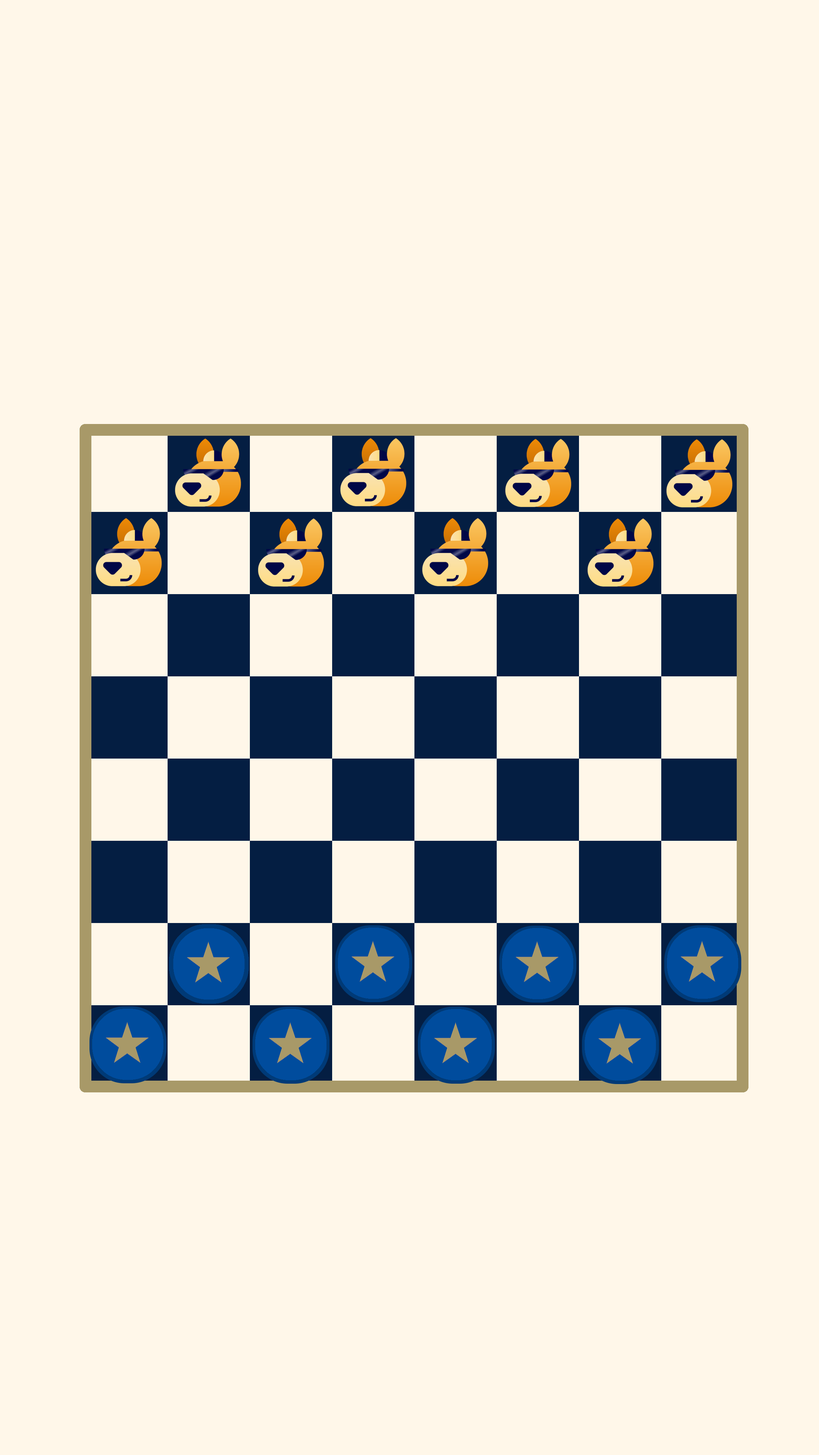
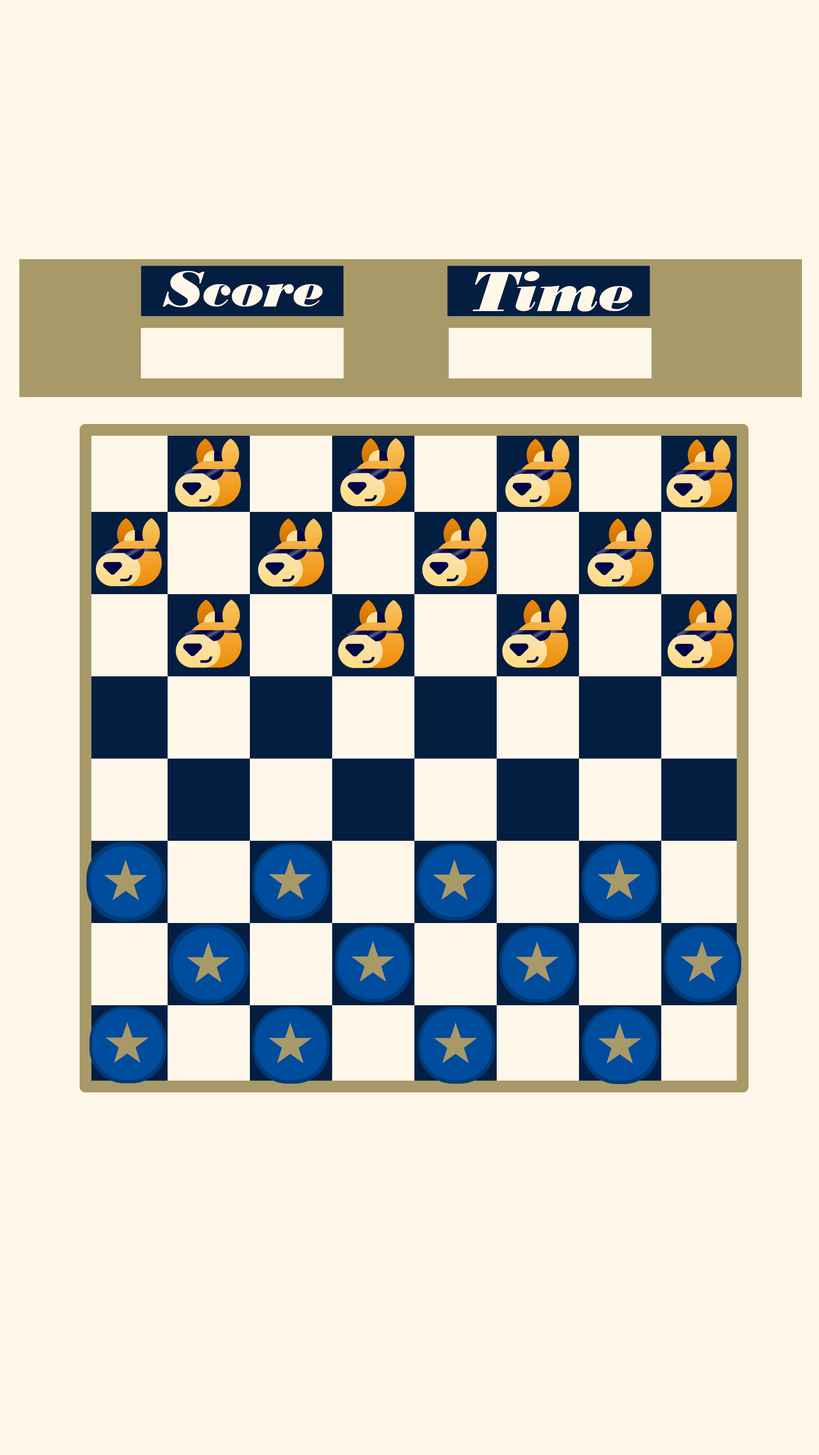
Before/after of a 819x1455 layered artwork. What changed in the layer stack:
added layer "PlayerPieces copy" above "ZippyPieces copy" over 19, 259, 802, 398
added layer "ZippyPieces copy" above "ZippyPieces" over 175, 599, 734, 669
painted on "PlayerPieces" over 86, 842, 659, 922
